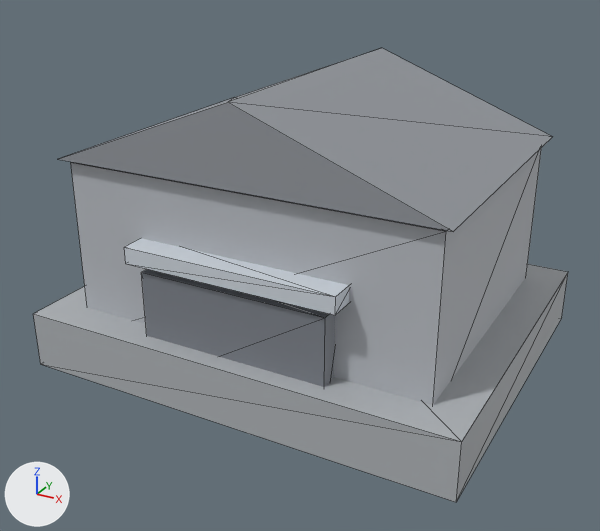
Renders of the glTF model models/building-garage.glb from each side of a commit.
Camera for both pictures: a camera (50 mm lens) standing at (0.896, -1.709, 1.058) and looking at (-0.004, -0.072, 0.24). Arrows for +X, +Y and +Z are at lower left; the lights stay in place. The older version comes first. Mesh edges are drawn as thin lines. Where no turn or scale is listed for an object, it has been applied to the vertices.

The first picture shows 'geometry_0'.
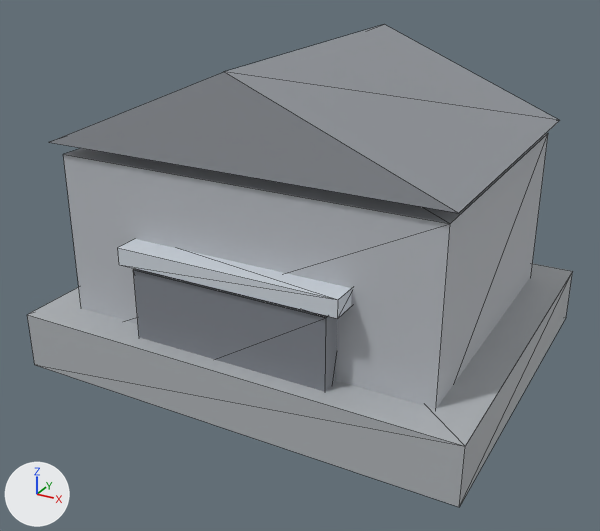
Where the change shows, as pixel boxes [x1, y1, x2, y2] in the pictures (600 x 531 px; the box of a moved part takes in the faces that stretch with it):
'geometry_0', reshaped (6% taller)
    before: [33, 48, 568, 502]
    after: [27, 24, 573, 507]
part 1 of me_geometry_0, moved or reshaped
    before: [33, 264, 568, 502]
    after: [27, 263, 573, 507]
part 2 of me_geometry_0, moved or reshaped
    before: [71, 149, 541, 405]
    after: [63, 133, 548, 409]
part 3 of me_geometry_0, moved or reshaped
    before: [59, 48, 552, 232]
    after: [49, 24, 560, 213]
part 4 of me_geometry_0, moved or reshaped
    before: [141, 269, 335, 387]
    after: [133, 269, 337, 392]
part 5 of me_geometry_0, moved or reshaped
    before: [124, 238, 349, 315]
    after: [118, 239, 352, 318]

The change in detail:
me_geometry_0 is used by ob_geometry_0; location (0.0, 0.0, 0.0).
me_geometry_0 had 38 vertices, 56 faces and spanned x -0.54..0.54, y -0.44..0.44, z 0.0..0.7.
me_geometry_0 now has 38 vertices, 56 faces and spans x -0.55..0.55, y -0.45..0.45, z 0.0..0.76.
me_geometry_0 part 1: the loose piece of 8 vertices spanning x -0.54..0.54, y -0.44..0.44, z 0.0..0.14 is scaled about its middle by (1.02, 1.02, 1).
me_geometry_0 part 2: the loose piece of 8 vertices spanning x -0.45..0.45, y -0.35..0.35, z 0.07..0.51 is scaled about its middle by (1.02, 1.03, 1.05), then moved by (0.0, 0.0, 0.01).
me_geometry_0 part 3: the loose piece of 6 vertices spanning x -0.47..0.47, y -0.37..0.37, z 0.52..0.7 is scaled about its middle by (1.02, 1.03, 1.11), then moved by (0.0, 0.0, 0.05).
me_geometry_0 part 4: the loose piece of 8 vertices spanning x -0.23..0.23, y -0.395..-0.325, z 0.02..0.3 is scaled about its middle by (1.04, 1.14, 1.07), then moved by (0.0, -0.01, 0.0).
me_geometry_0 part 5: the loose piece of 8 vertices spanning x -0.26..0.26, y -0.41..-0.33, z 0.32..0.36 is scaled about its middle by (1.04, 1, 1), then moved by (0.0, -0.01, 0.0).
